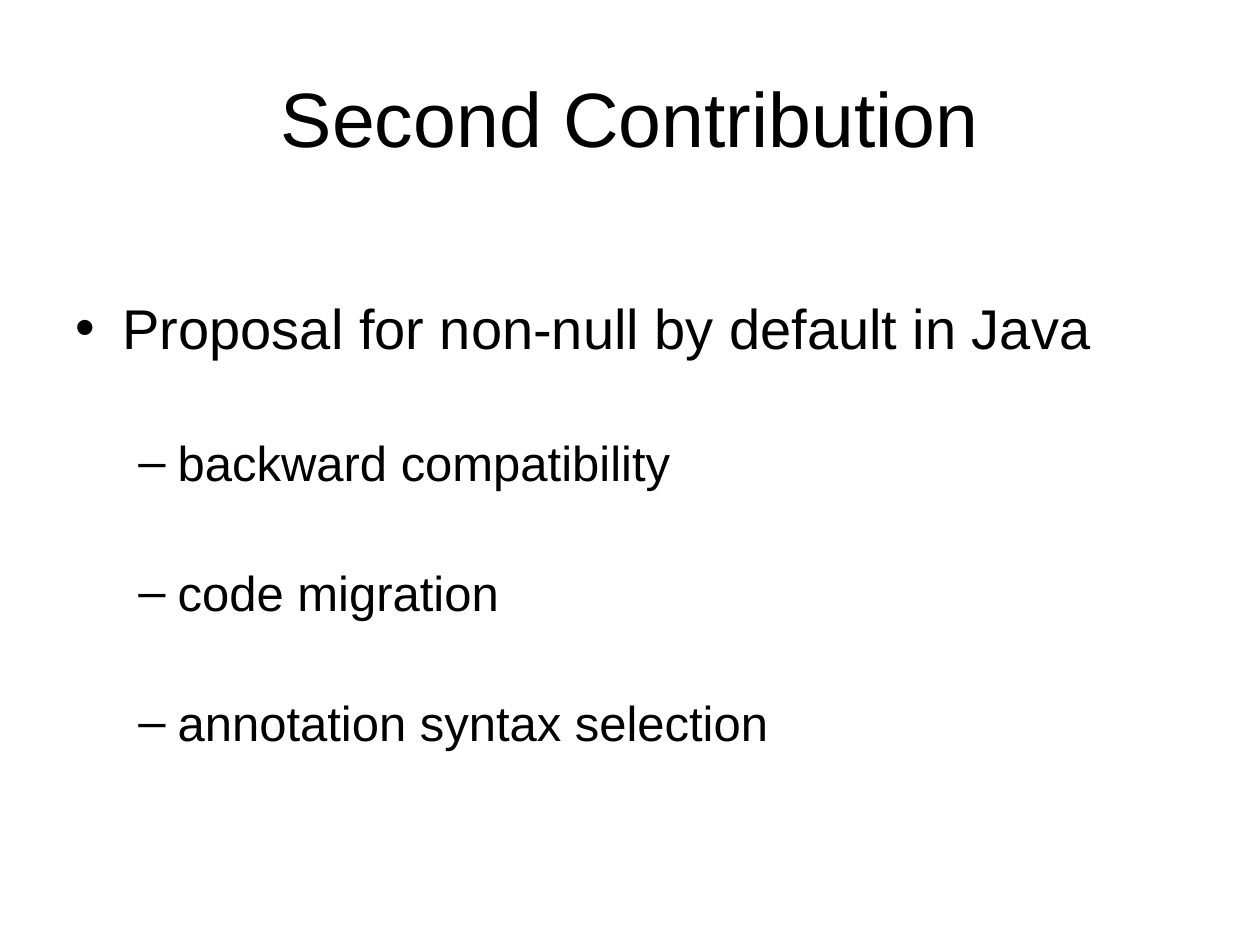
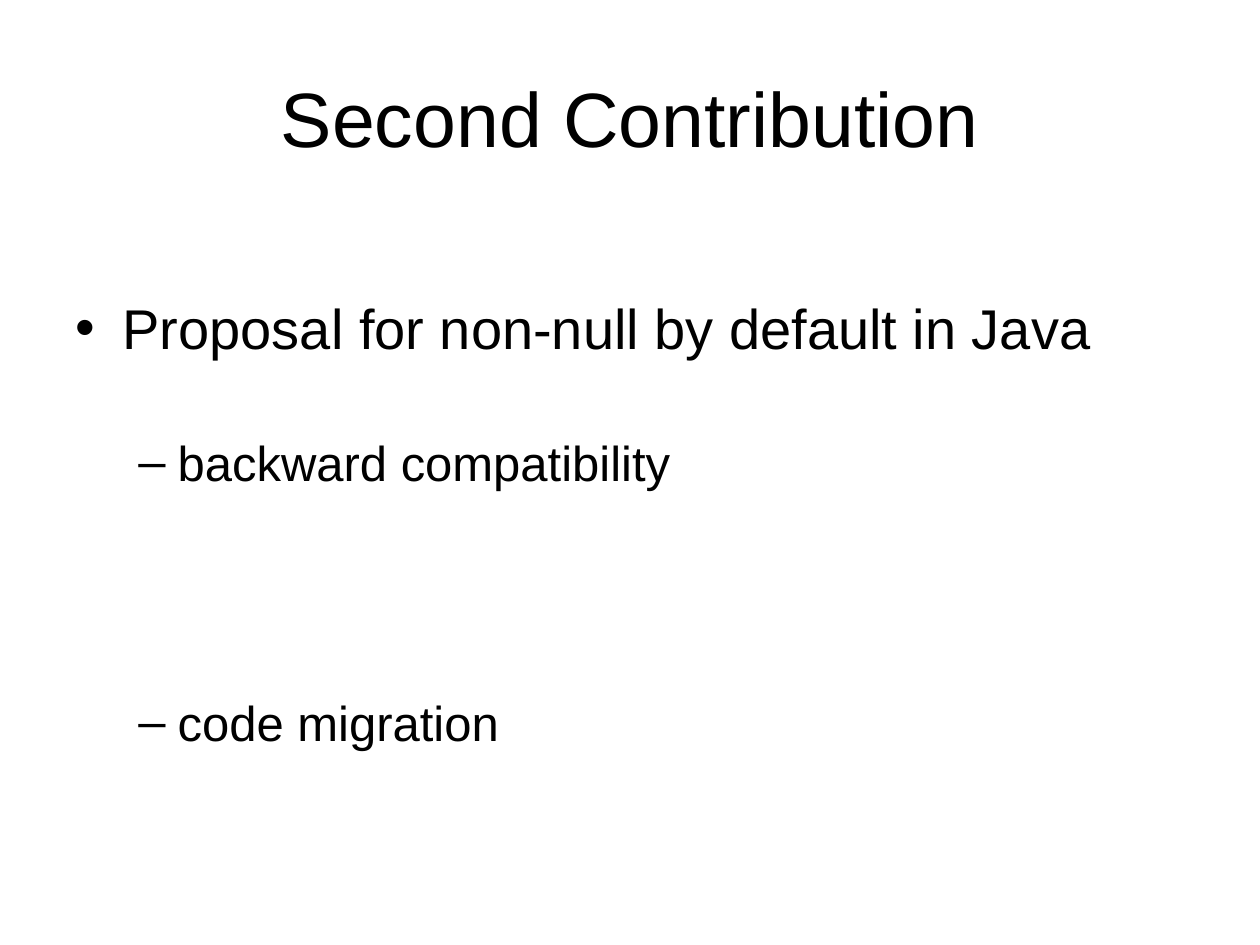
Before and after one commit to xiaohe27/Papers4Courses, a slide deck: slide 4 of CS527/Presentation/Non-Null-By-Default.ppt. Drawn at 1260x945 pixels with LibreOffice and Linux fonts; fonts in the diff are those of the drawing. Boxes give left, top, right and bottom in pixels: in the first picture for what was removed or moved away, otherwise in the second. Text is boxed around its words. In the diff, an @@ line names an element or a change of style, - is before the commit and + after.

```diff
--- a/CS527/Presentation/Non-Null-By-Default.ppt
+++ b/CS527/Presentation/Non-Null-By-Default.ppt
@@ text at bbox=[178, 705, 768, 751]: paragraph removed @@
-  – annotation syntax selection
```
Also in this commit, not shown: 1 other slide changed.
